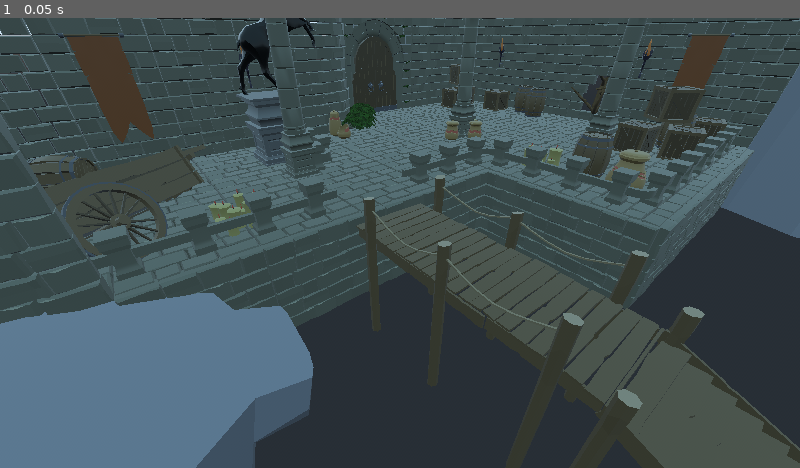
Above: before the commit, frame 1.
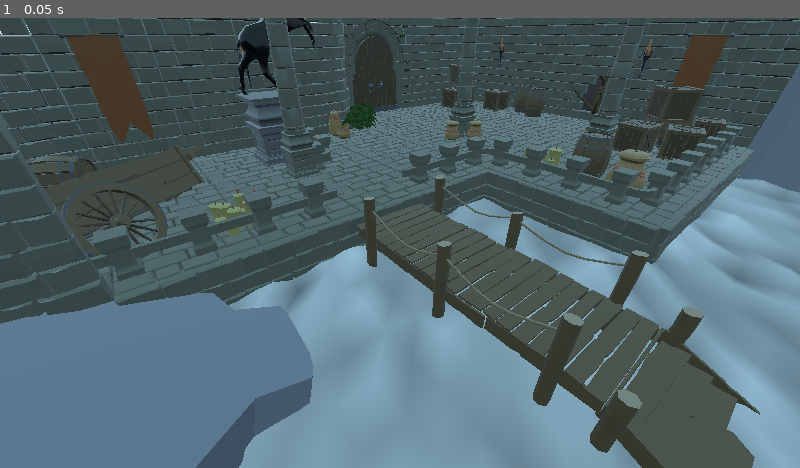
Above: after the commit, the same moment.

Repository: PacktPublishing/Game-Development-with-Blender-and-Godot
Game: Godot game, scene res://Scenes/Game.tscn
The game is run twice, just before and just after one commit, with the same random seed, the same clock (stepped at 60 frames per second) and the same inputs.
Inputs:
- Up to frame 1 (0.05 s): no input

The runs differ from the first frame. In frame 1, 24% of the frame differs, in the area x 28-100%, y 34-100%.

Commit message:
Adds basic water shader

Diff:
--- /dev/null
+++ b/Chapter 9/Finish/Materials/Water.tres
@@ -0,0 +1,43 @@
+[gd_resource type="ShaderMaterial" load_steps=2 format=2]
+
+[sub_resource type="Shader" id=1]
+code = "shader_type spatial;
+//render_mode unshaded;
+
+float hash(vec2 p) {
+  return fract(sin(dot(p * 17.17, vec2(14.91, 67.31))) * 4791.9511);
+}
+float noise(vec2 x) {
+  vec2 p = floor(x);
+  vec2 f = fract(x);
+  f = f * f * (3.0 - 2.0 * f);
+  vec2 a = vec2(1.0, 0.0);
+  return mix(mix(hash(p + a.yy), hash(p + a.xy), f.x),
+         mix(hash(p + a.yx), hash(p + a.xx), f.x), f.y);
+}
+float fbm(vec2 x) {
+  float height = 0.0;
+  float amplitude = 0.5;
+  float frequency = 3.0;
+  for (int i = 0; i < 6; i++){
+    height += noise(x * frequency) * amplitude;
+    amplitude *= 0.5;
+    frequency *= 2.0;
+  }
+  return height;
+}
+
+void vertex() {
+	float height = fbm(VERTEX.xz * 4.0);
+
+  VERTEX.y += (height*0.5);
+COLOR.xyz = vec3(height);
+//  VERTEX.y += cos(VERTEX.x * height) * sin(VERTEX.z * height);
+}
+
+void fragment(){
+  ALBEDO = COLOR.xyz;
+}"
+
+[resource]
+shader = SubResource( 1 )
--- a/Chapter 9/Finish/Scenes/Level-01.tscn
+++ b/Chapter 9/Finish/Scenes/Level-01.tscn
@@ -34,9 +34,12 @@
 [ext_resource path="res://Models/Pots/Pot1_Broken.glb" type="PackedScene" id=32]
 [ext_resource path="res://Models/Pots/Pot3_Broken.glb" type="PackedScene" id=33]
 [ext_resource path="res://Models/Bush/Bush_Round.glb" type="PackedScene" id=34]
-
-[sub_resource type="QuadMesh" id=1]
+[ext_resource path="res://Materials/Water.tres" type="Material" id=35]
+
+[sub_resource type="PlaneMesh" id=1]
 size = Vector2( 20, 20 )
+subdivide_width = 32
+subdivide_depth = 32
 
 [node name="Level-01" type="Spatial"]
 
@@ -467,7 +470,6 @@
 transform = Transform( -4.37114e-08, 0, 1, 0, 1, 0, -1, 0, -4.37114e-08, 4.5, -1, 11 )
 
 [node name="MeshInstance" type="MeshInstance" parent="Dock"]
-transform = Transform( 1, 0, 0, 0, -4.37114e-08, 1, 0, -1, -4.37114e-08, 5, -1, 11 )
-visible = false
+transform = Transform( 1, 0, 0, 0, 1, 0, 0, 0, 1, 5, -1, 11 )
 mesh = SubResource( 1 )
-material/0 = null
+material/0 = ExtResource( 35 )
Not shown: 1 places in Chapter 9/Finish/Scenes/Level-01.tscn that only renumber resources
